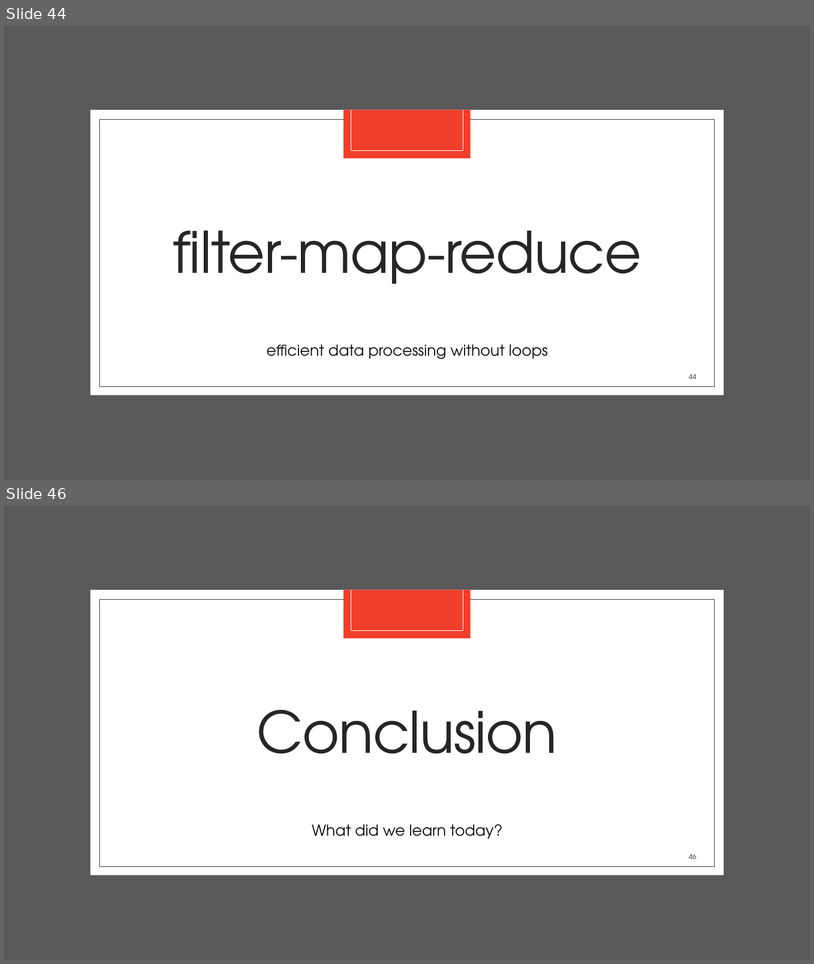
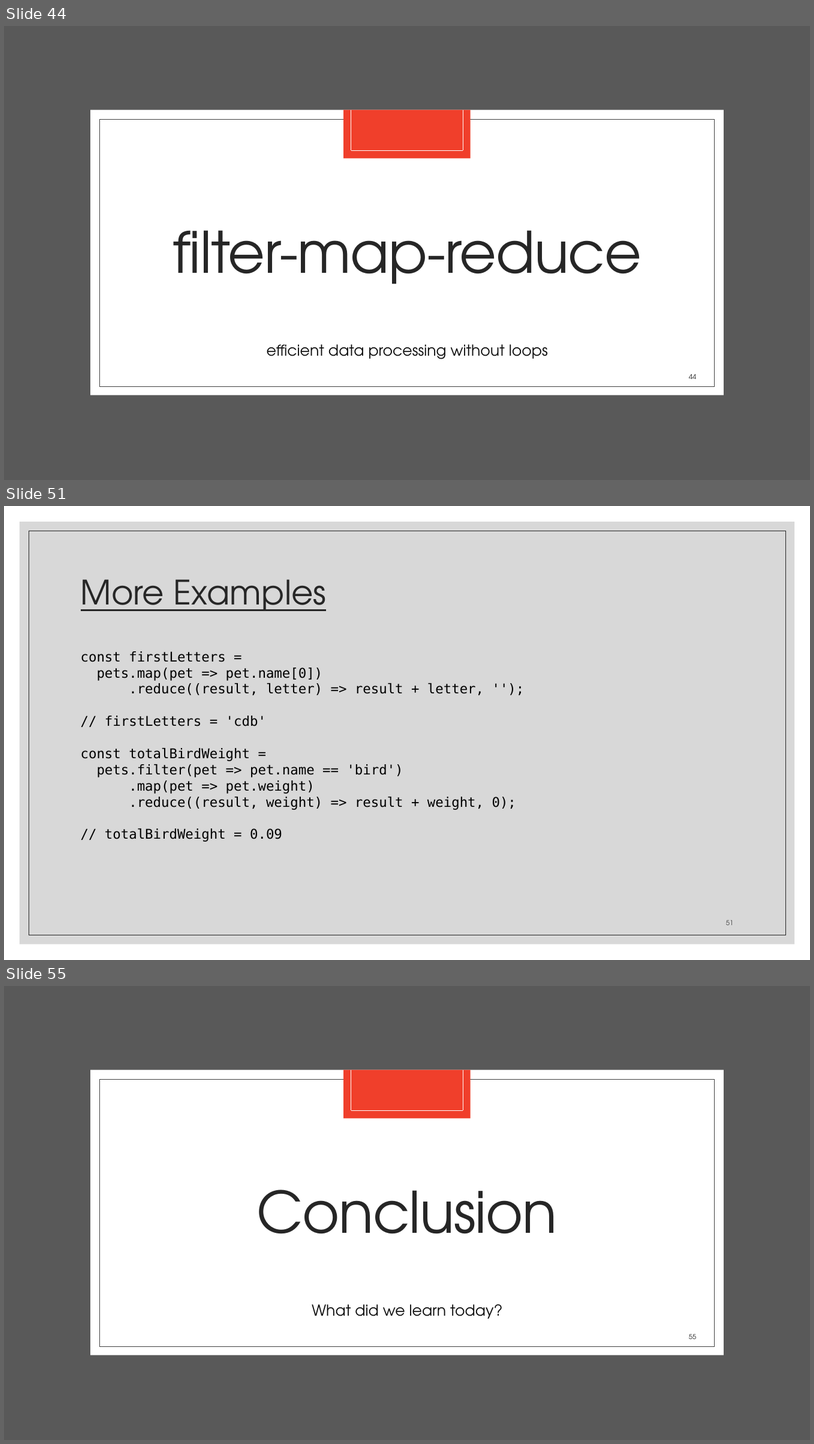
Before and after one commit to zackstotts/base-node-curriculum, a slide deck: unit_00/html_review/04 JavaScript.pptx. Shown one above the other, each under a label of ours: slides 44 and 46 before the commit, slides 44, 51 and 55 after it; the slides between them are not shown. The pictures are 814x964 and 814x1444 pixels, drawn with LibreOffice and Linux fonts; fonts in the diff are those of the drawing. Boxes give left, top, right and bottom in pixels: in the first picture for what was removed or moved away, otherwise in the second. Text is boxed around its words. In the diff, an @@ line names an element or a change of style, - is before the commit and + after.

```diff
--- a/unit_00/html_review/04 JavaScript.pptx
+++ b/unit_00/html_review/04 JavaScript.pptx
@@ slide 51 added at [4,506,810,960], background #FFFFFF @@
@@ rectangle added at [20,522,795,944], fill #BFBFBF at 60% opacity @@
@@ rectangle added at [29,531,786,935], outline #262626 0.5 pt @@
@@ title added at [81,579,327,611], 40 pt, text #262626, underline @@
+More Examples
@@ text added at [81,651,516,841], 16 pt, text #000000 @@
+const firstLetters =
+pets.map(pet => pet.name[0])
+.reduce((result, letter) => result + letter, '');
+// firstLetters = 'cdb'
+const totalBirdWeight =
+pets.filter(pet => pet.name == 'bird')
+.map(pet => pet.weight)
+.reduce((result, weight) => result + weight, 0);
+// totalBirdWeight = 0.09
@@ page number added at [726,920,734,925], 8 pt, text #404040 @@
+51
@@ what was slide 46 is now slide 55 @@
@@ page number at [689,1333,696,1339]: text changed @@
-46
+55
```
Also in this commit, not shown: 1 slide changed, 8 other slides added.
